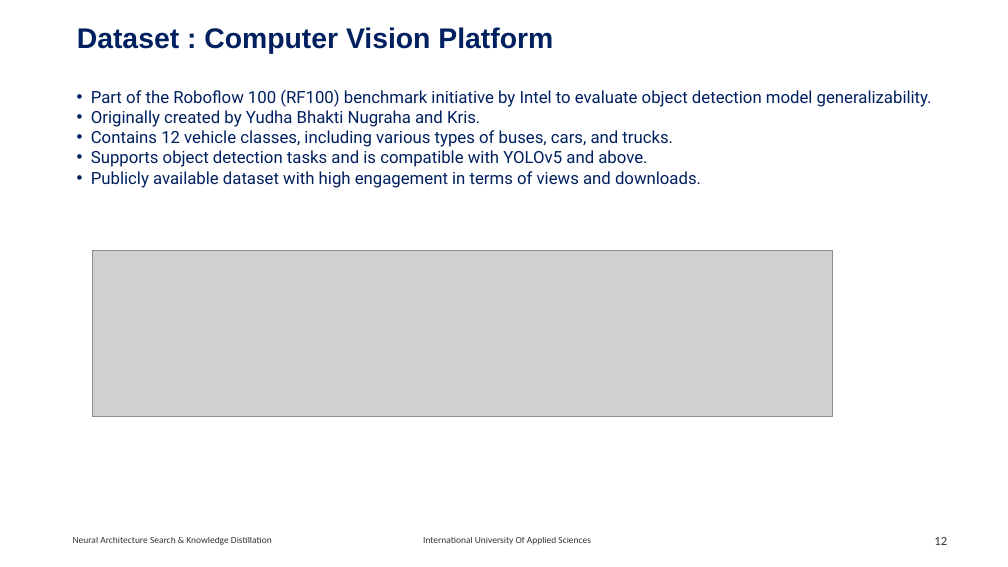
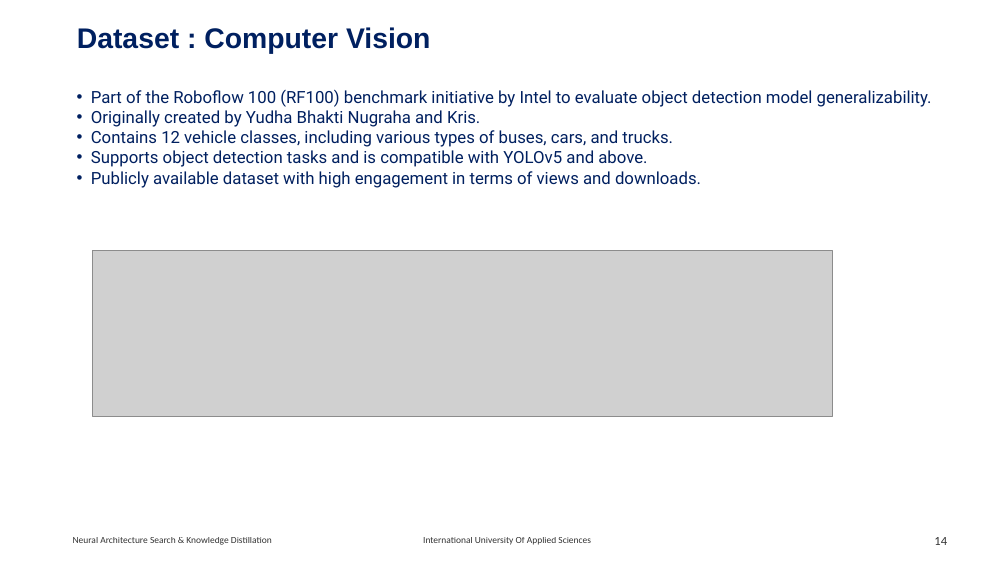
Before and after one commit to RajeshRamadas/yolov8-model-optimization, a slide deck: slide 14 of 01-Project-management/presentation/KnowledgeDistillation.pptx (slide 12 before the commit). Drawn at 1008x567 pixels with LibreOffice and Linux fonts; fonts in the diff are those of the drawing; grey boxes stand for pictures. Boxes give left, top, right and bottom in pixels: in the first picture for what was removed or moved away, otherwise in the second. Text is boxed around its words. In the diff, an @@ line names an element or a change of style, - is before the commit and + after.

```diff
--- a/01-Project-management/presentation/KnowledgeDistillation.pptx
+++ b/01-Project-management/presentation/KnowledgeDistillation.pptx
@@ text at [77,27,430,54]: text changed @@
-Dataset : Computer Vision Platform
+Dataset : Computer Vision
@@ page number at [934,537,947,545]: text changed @@
-12
+14
```
Also in this commit, not shown: 2 other slides changed, 2 slides added.
